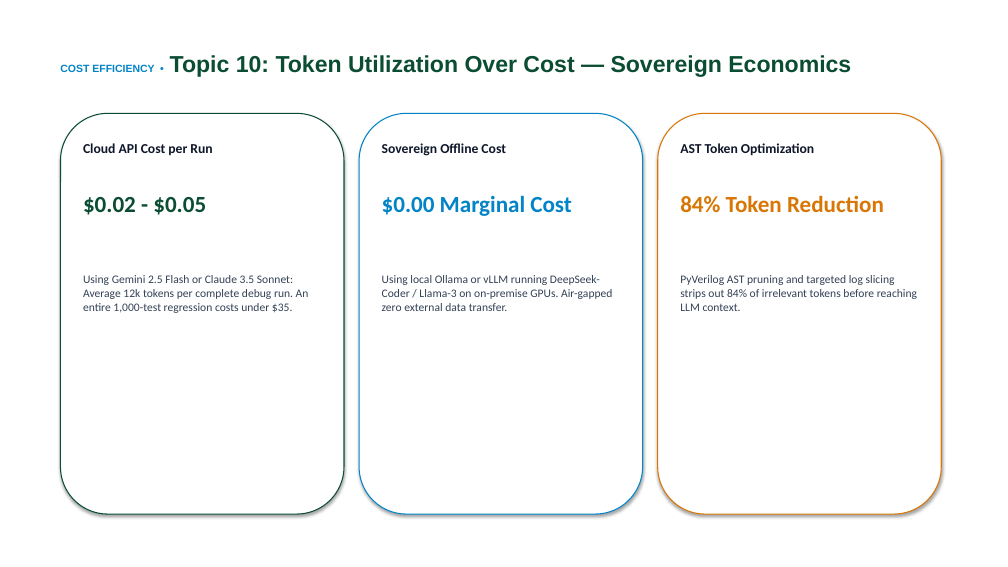
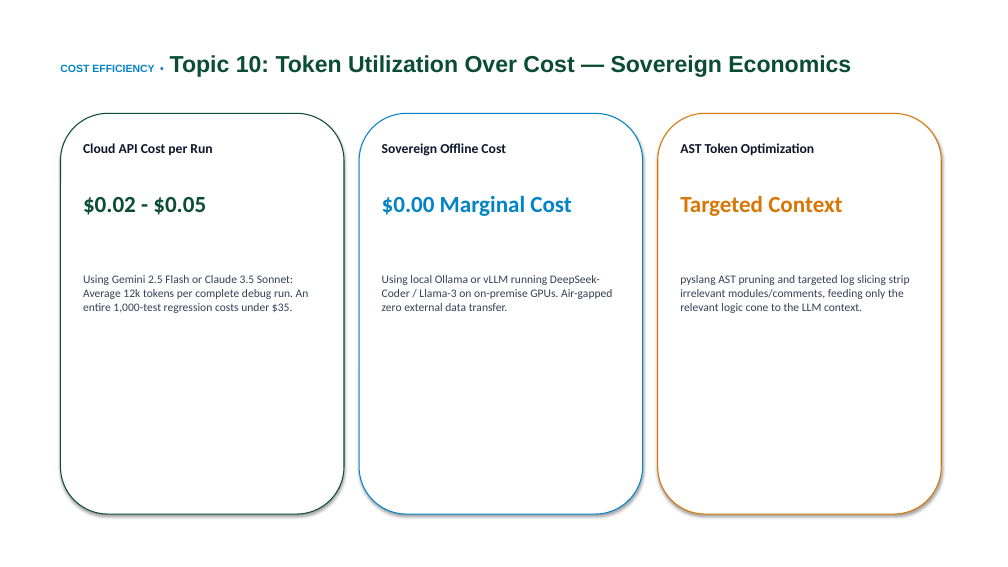
Before and after one commit to KITTUV03/VeriSight, a slide deck: slide 17 of VeriSight_Investor_Presentation.pptx. Drawn at 1008x567 pixels with LibreOffice and Linux fonts; fonts in the diff are those of the drawing; background and template pictures are left out. Boxes give left, top, right and bottom in pixels: in the first picture for what was removed or moved away, otherwise in the second. Text is boxed around its words. In the diff, an @@ line names an element or a change of style, - is before the commit and + after.

```diff
--- a/VeriSight_Investor_Presentation.pptx
+++ b/VeriSight_Investor_Presentation.pptx
@@ text at box(680, 195, 910, 313): text changed @@
-84% Token Reduction
-PyVerilog AST pruning and targeted log slicing strips out 84% of irrelevant tokens before reaching LLM context.
+Targeted Context
+pyslang AST pruning and targeted log slicing strip irrelevant modules/comments, feeding only the relevant logic cone to the LLM context.
```
Also in this commit, not shown: 4 other slides changed, 29 other files.
